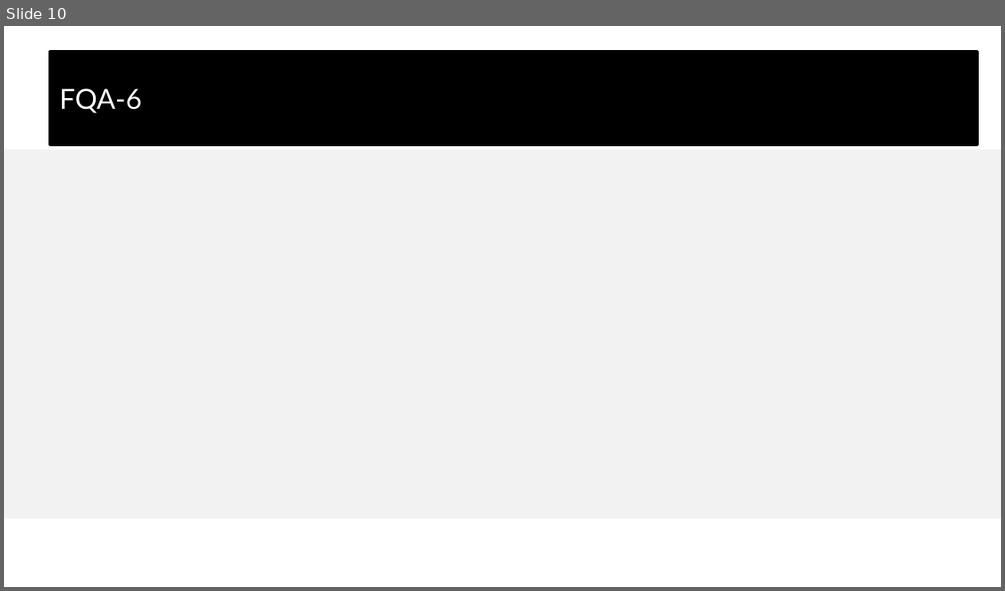
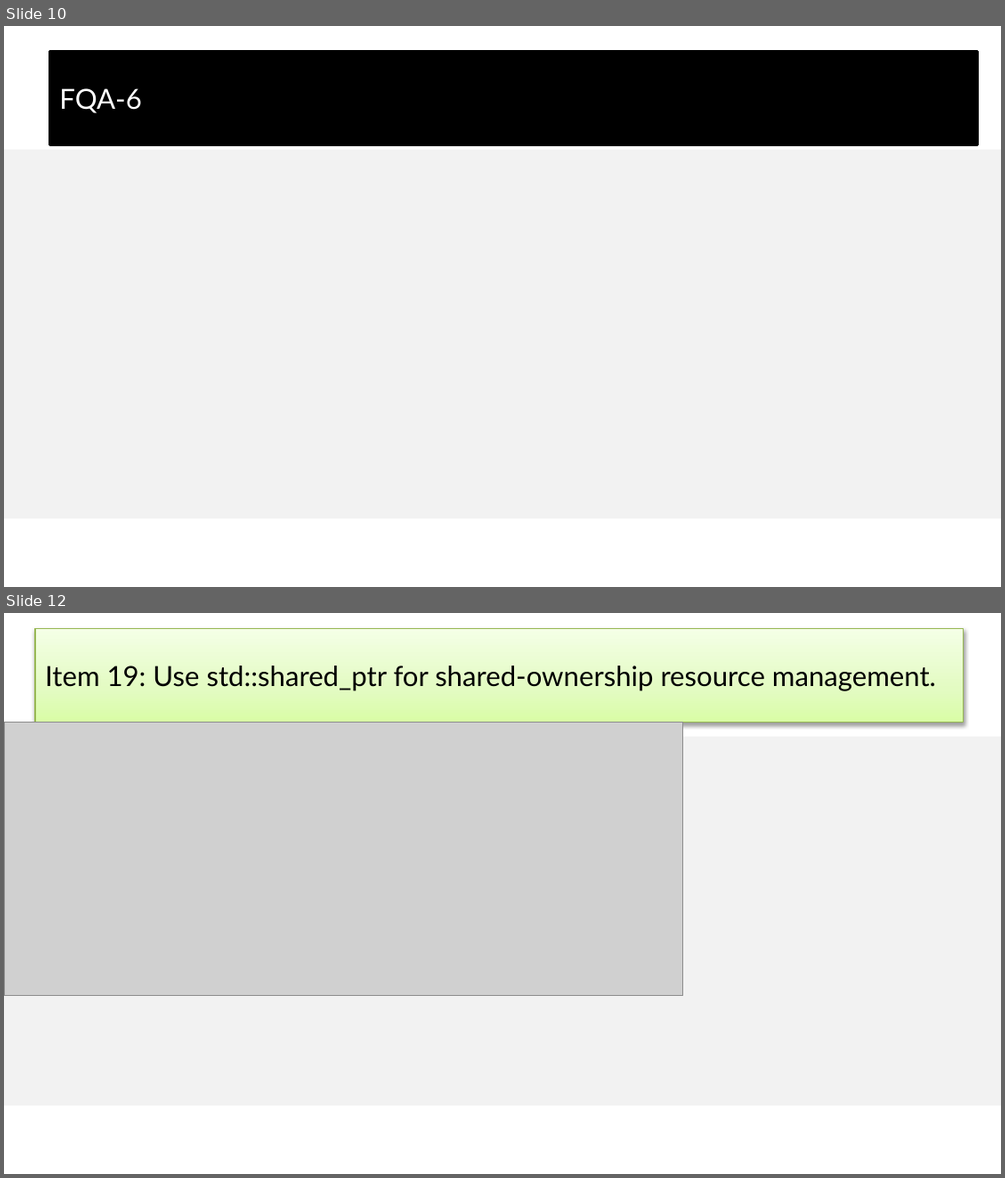
Before and after one commit to wangcy6/weekly, a slide deck: KM/ppt/2020/2019_c++_full.pptx. Shown one above the other, each under a label of ours: slide 10 before the commit, slides 10 and 12 after it; the slides between them are not shown. The pictures are 1005x591 and 1005x1178 pixels, drawn with LibreOffice and Linux fonts; fonts in the diff are those of the drawing; grey boxes stand for pictures; background and template pictures are left out. Boxes give left, top, right and bottom in pixels: in the first picture for what was removed or moved away, otherwise in the second. Text is boxed around its words. In the diff, an @@ line names an element or a change of style, - is before the commit and + after.

```diff
--- a/KM/ppt/2020/2019_c++_full.pptx
+++ b/KM/ppt/2020/2019_c++_full.pptx
@@ slide 12 added at (4,613,1001,1174), background #FFFFFF; not listed: 1 template element that a slide beside it also shows @@
@@ title added at (35,629,963,722), fill gradient #DAFDA7 to #E4FCC2 to #F5FFE7, outline #98B955 0.75 pt, 20 pt, text #000000 @@
+Item 19: Use std::shared_ptr for shared-ownership resource management.
@@ picture added at (4,722,683,995) @@
```
Also in this commit, not shown: 2 other slides added, 7 other files.
